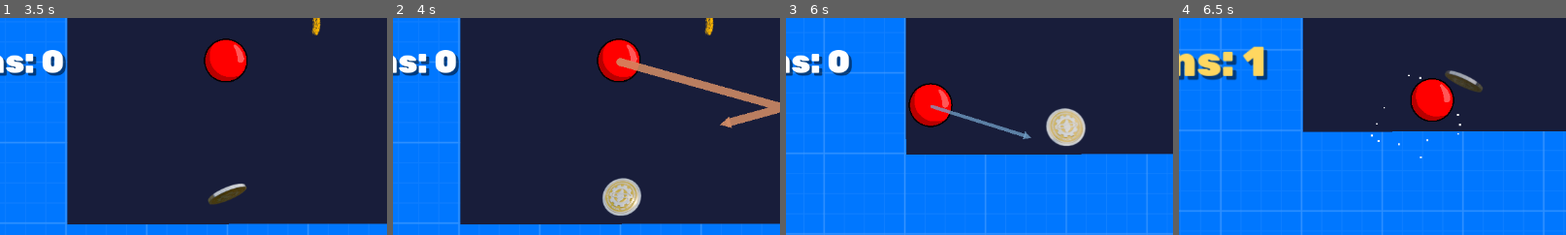
Above: before the commit, frames 1-4 (left to right).
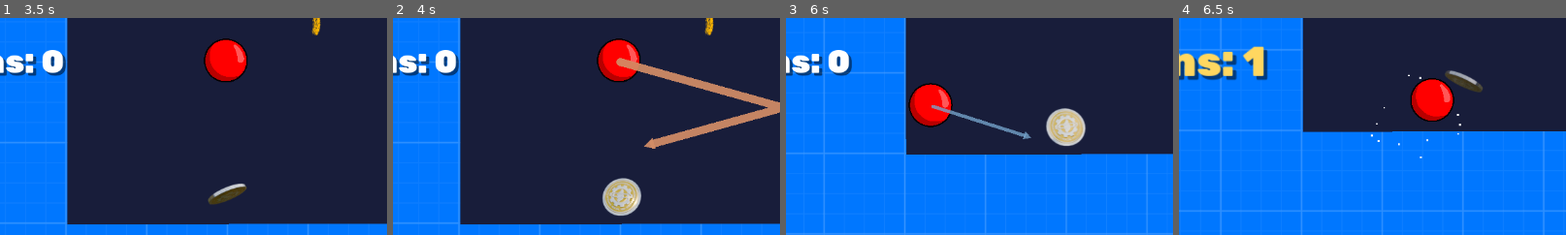
Above: after the commit, the same moments.

Repository: Moderrek/project-ricochet
Game: Godot game, scene res://scenes/menus/main_menu.tscn
Two runs of this game, one before a commit and one after it. Both use one fixed random seed, a clock stepped at 60 frames per second and the inputs below.
Inputs (mouse positions are % of the whole screen's width and height, from its top left):
- Up to frame 1 (3.5 s): click "Rozpocznij" at 0.5 s; move the mouse to (45, 70) at 1.27 s; click (45, 70) at 1.42 s; drag from (80, 65) to (50, 81) at 2.02 s; tap Enter at 2.75 s; move the mouse to (20, 35) at 2.77 s; click (20, 35) at 2.92 s
- Up to frame 2 (4 s): drag from (55, 50) to (20, 35) at 3.52 s
- Up to frame 3 (6 s): move the mouse to (35, 25) at 4.27 s; click (35, 25) at 4.42 s; drag from (72, 45) to (49, 69) at 5.02 s; move the mouse to (30, 55) at 5.77 s; click (30, 55) at 5.92 s
- Up to frame 4 (6.5 s): no input
The pictures show only the part of the screen within x 21-71%, y 40-90%; the shares and areas given below are measured in that part.

Frame 1 is identical in both runs. In frame 2, 0.9% of the frame differs, in the area x 64-98%, y 41-61%; in frame 3, 0.1%; in frame 4, nothing differs.

Commit message:
feat(aim_line): enhance aiming mechanics and visual feedback; increase max bounces

Diff:
--- a/scenes/entities/player/aim_line.gd
+++ b/scenes/entities/player/aim_line.gd
@@ -1,17 +1,28 @@
 extends Node2D
 class_name AimLine
 
+@export_category("Behavior")
+@export var max_bounces: int = 2
+
+@export_category("Visual")
+@export var cold_color = Color(0.3, 0.7, 1.0, 0.7)
+@export var hot_color = Color(1.0, 0.5, 0.2, 1.0)
+@export var boost_cold_color = Color(1.0, 0.2, 0.2, 0.8)
+@export var boost_hot_color = Color(1.0, 0.8, 0.0, 1.0)
+
 @onready var line_node = $Line2D
 @onready var arrow_node = $ArrowPolygon
-@onready var raycast_node = $RayCast
-@onready var player = get_parent()
+@onready var player: Player = get_parent()
 
 var max_viz_dist = 600.0
 var max_width = 15.0
 var max_arrow_scale = 1.0
-var pulse_base_speed = 300.0
 
-var time_accum = 0.0
+var _last_drag_vector := Vector2.ZERO
+var _drag_threshold_sq := 4.0 # 2 pixels squared
+
+var _points_cache := PackedVector2Array()
+var _player_rid: RID
 
 func _ready():
 	set_as_top_level(true)
@@ -23,79 +34,112 @@
 		Vector2(18, 0)
 	])
 
-	if player:
-		raycast_node.add_exception(player)
+	if player and player is CollisionObject2D:
+		_player_rid = player.get_rid()
 
-func _process(delta):
-	if player and player.is_aiming:
-		line_node.show()
-		arrow_node.show()
-		update_aim_line(delta, player)
-	else:
+	line_node.hide()
+	arrow_node.hide()
+	set_process(false)
+
+func start_aiming():
+	line_node.show()
+	arrow_node.show()
+	_last_drag_vector = Vector2.INF
+	set_process(true)
+
+func stop_aiming():
+	line_node.hide()
+	arrow_node.hide()
+	set_process(false)
+
+func _process(_delta: float) -> void:
+	if not player or not player.is_aiming:
+		stop_aiming()
+		return
+
+	var current_drag_vector = player.get_drag_vector()
+	if current_drag_vector.distance_squared_to(_last_drag_vector) < _drag_threshold_sq:
+		return
+
+	_last_drag_vector = current_drag_vector
+	_update_aim_line(current_drag_vector)
+
+func _update_aim_line(drag_vector: Vector2) -> void:
+	var drag_length = drag_vector.length()
+	if drag_length < 1.0:
 		line_node.hide()
 		arrow_node.hide()
+		return
 
-func update_aim_line(delta, player):
-	time_accum += delta
+	if not line_node.visible:
+		line_node.show()
+	if not arrow_node.visible:
+		arrow_node.show()
 
-	var drag_vector = player.get_drag_vector()
-	var force_intensity = clamp(drag_vector.length() / player.max_drag_distance, 0.0, 1.0)
-
+	var force_intensity = clamp(drag_length / player.max_drag_distance, 0.0, 1.0)
 	var viz_dist = lerp(0.0, max_viz_dist, force_intensity)
 	var line_width = lerp(2.0, max_width, force_intensity)
 	var arrow_scale = lerp(0.5, max_arrow_scale, force_intensity)
 
-	var cold_color = Color(0.3, 0.7, 1.0, 0.7)
-	var hot_color = Color(1.0, 0.5, 0.2, 1.0)
-	if GameManager.boost_level > 0:
-		cold_color = Color(1.0, 0.2, 0.2, 0.8)
-		hot_color = Color(1.0, 0.8, 0.0, 1.0)
-	var overall_color = cold_color.lerp(hot_color, force_intensity)
+	var current_cold = boost_cold_color if GameManager.boost_level > 0 else cold_color
+	var current_hot = boost_hot_color if GameManager.boost_level > 0 else hot_color
+	var overall_color = current_cold.lerp(current_hot, force_intensity)
 
-	calculate_reflections(player.global_position, player.get_aim_direction(), viz_dist, overall_color, line_width)
+	var start_pos = player.global_position
+	var dir = player.get_aim_direction()
 
-	var pulse = (sin(time_accum * pulse_base_speed / 50.0) + 1.0) / 2.0
-	line_node.default_color.a = lerp(0.5, 1.0, pulse * clamp(line_node.default_color.a, 0.0, 1.0))
+	_calculate_reflections(start_pos, dir, viz_dist, overall_color, line_width)
+	_update_arrow(arrow_scale, overall_color)
 
-	update_arrow(delta, arrow_scale, overall_color)
+func _calculate_reflections(start_pos: Vector2, dir: Vector2, remaining_dist: float, color: Color, width: float):
+	_points_cache.clear()
+	_points_cache.append(start_pos)
 
-func calculate_reflections(start_pos, dir, viz_dist, color, width):
-	line_node.clear_points()
-	line_node.add_point(start_pos)
+	var space_state = get_world_2d().direct_space_state
+	var current_pos = start_pos
+	var current_dir = dir
+
+	var query = PhysicsRayQueryParameters2D.create(current_pos, current_pos + current_dir * remaining_dist)
+	if _player_rid.is_valid():
+		query.exclude = [_player_rid]
+
+	for i in range(max_bounces):
+		query.from = current_pos
+		query.to = current_pos + current_dir * remaining_dist
+
+		var result = space_state.intersect_ray(query)
+
+		if result:
+			var hit_point = result.position
+			var hit_normal = result.normal
+
+			_points_cache.append(hit_point)
+
+			var dist_travelled = current_pos.distance_to(hit_point)
+			remaining_dist -= dist_travelled
+
+			if remaining_dist <= 0:
+				break
+
+			current_dir = current_dir.bounce(hit_normal)
+			current_pos = hit_point + hit_normal * 1.5
+		else:
+			_points_cache.append(current_pos + current_dir * remaining_dist)
+			break
+
+	line_node.points = _points_cache
 	line_node.width = width
 	line_node.default_color = color
 
-	raycast_node.global_position = start_pos
-	raycast_node.target_position = dir * viz_dist
-	raycast_node.force_raycast_update()
-
-	if raycast_node.is_colliding():
-		var hit_point = raycast_node.get_collision_point()
-		var hit_normal = raycast_node.get_collision_normal()
-
-		line_node.add_point(hit_point)
-
-		var reflect_dir = -dir.reflect(hit_normal)
-		var hint_length = clamp(viz_dist * 0.25, 20.0, 80.0)
-		var hint_end = hit_point + hit_normal * 1.5 + reflect_dir * hint_length
-
-		line_node.add_point(hint_end)
-	else:
-		line_node.add_point(start_pos + dir * viz_dist)
-
-func update_arrow(_delta, arrow_scale, color):
-	var point_count = line_node.get_point_count()
+func _update_arrow(arrow_scale: float, color: Color):
+	var point_count = _points_cache.size()
 	if point_count > 1:
-		var last_pt = line_node.get_point_position(point_count - 1)
-		var prev_pt = line_node.get_point_position(point_count - 2)
+		var last_pt = _points_cache[point_count - 1]
+		var prev_pt = _points_cache[point_count - 2]
 
 		arrow_node.global_position = last_pt
 		arrow_node.rotation = (last_pt - prev_pt).angle()
-		arrow_node.scale = Vector2.ONE * arrow_scale
+		arrow_node.scale = Vector2(arrow_scale, arrow_scale)
 		arrow_node.modulate = color
-	elif point_count == 1:
-		if player:
-			arrow_node.global_position = player.global_position + player.get_aim_direction() * 50.0
-			arrow_node.rotation = player.get_aim_direction().angle()
-			arrow_node.scale = Vector2.ONE * arrow_scale
-			arrow_node.modulate = color
+	else:
+		arrow_node.hide()
--- a/scenes/entities/player/aim_line.tscn
+++ b/scenes/entities/player/aim_line.tscn
@@ -11,7 +11,5 @@
 end_cap_mode = 1
 antialiased = true
 
-[node name="RayCast" type="RayCast2D" parent="." unique_id=1897217193]
-
 [node name="ArrowPolygon" type="Polygon2D" parent="." unique_id=67670819]
 antialiased = true
--- a/scenes/entities/player/player.gd
+++ b/scenes/entities/player/player.gd
@@ -28,9 +28,11 @@
 
 			if distance <= click_radius:
 				is_aiming = true
+				aim_line.start_aiming()
 		else:
 			if is_aiming:
 				is_aiming = false
+				aim_line.stop_aiming()
 				_shoot()
 
 func _shoot():
--- a/scenes/entities/player/player.tscn
+++ b/scenes/entities/player/player.tscn
@@ -41,3 +41,4 @@
 shape = SubResource("CircleShape2D_onrkg")
 
 [node name="AimLine" parent="." unique_id=2122664174 instance=ExtResource("3_bjvvg")]
+max_bounces = 3
